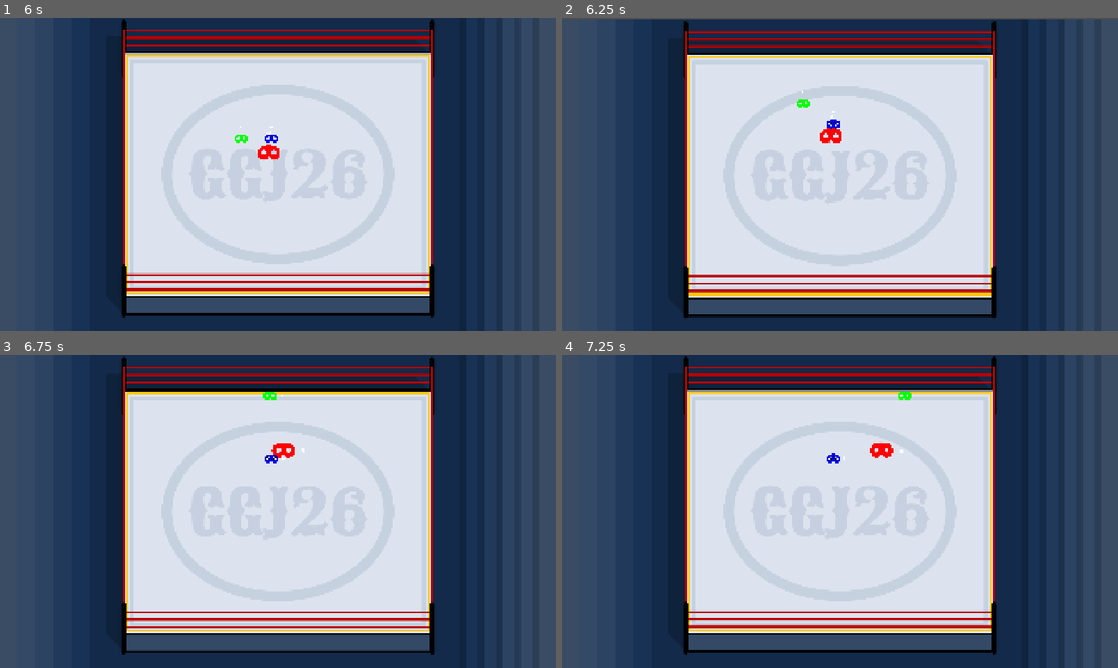
Above: before the commit, frames 1-4 (two rows, left to right).
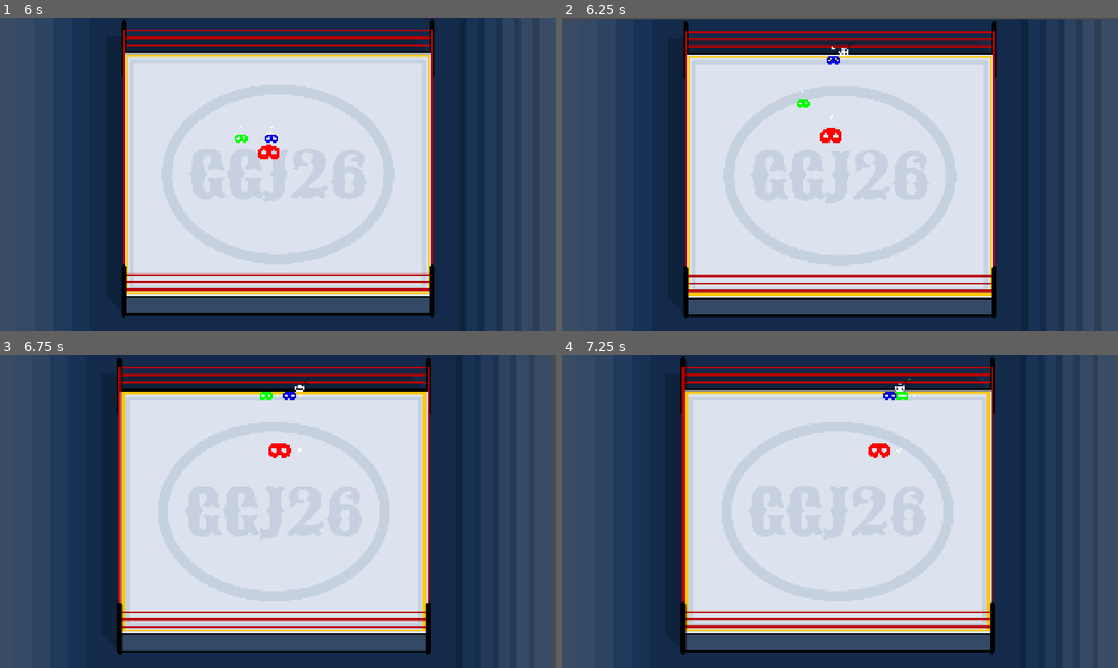
Above: after the commit, the same moments.

Repository: DeepRestGames/global-game-jam-2026
Game: Godot game, scene res://Scenes/main_menu.tscn
Two runs of this game, one before a commit and one after it. Both use one fixed random seed, a clock stepped at 60 frames per second and the inputs below. The engine's default icon, where the game draws it, is replaced by a stand-in: a white triangle on a blue panel in a dark square.
Inputs (mouse positions are in pixels of both pictures, inside the frame that each line leads up to):
- Up to frame 1 (6 s): click "Start" at 0.5 s; tap Enter at 1.25 s; move the mouse to (250, 237) at 1.27 s; press the mouse at (250, 237) at 1.28 s; hold W (move_up) 1.28-2.78 s; move the mouse to (444, 221) at 2.02 s; release the mouse at (444, 221) at 2.03 s; click (444, 221) at 2.1 s; tap Space at 2.75 s; move the mouse to (111, 127) at 2.77 s; press the mouse at (111, 127) at 2.78 s; hold A (move_left) 2.78-4.28 s; move the mouse to (305, 174) at 3.52 s; release the mouse at (305, 174) at 3.53 s; click (305, 174) at 3.6 s; move the mouse to (194, 96) at 4.27 s; press the mouse at (194, 96) at 4.28 s; hold S (move_down) 4.28-5.03 s; move the mouse to (400, 158) at 5.02 s; release the mouse at (400, 158) at 5.03 s; hold D (move_right) 5.03-5.78 s; click (400, 158) at 5.1 s; move the mouse to (166, 190) at 5.77 s; press the mouse at (166, 190) at 5.78 s; hold W (move_up) from 5.78 s (still down)
- Up to frame 2 (6.25 s): keep holding W (move_up)
- Up to frame 3 (6.75 s): move the mouse to (333, 442) at 6.52 s; release W (move_up) at 6.53 s; release the mouse at (333, 442) at 6.53 s; hold D (move_right) from 6.53 s (still down); click (333, 442) at 6.6 s
- Up to frame 4 (7.25 s): keep holding D (move_right)

Frame 1 is identical in both runs. In frame 2, 0.1% of the frame differs, in the area x 47-53%, y 8-36%; in frame 3, 3.4%, in the area x 21-79%, y 0-96%; in frame 4, 2.9%.

Commit message:
fix boss knockback

Diff:
--- a/global-game-jam-2026/scripts/player/player.gd
+++ b/global-game-jam-2026/scripts/player/player.gd
@@ -3,8 +3,8 @@
 
 #region Signals
 signal attacked(direction)
-signal hit(direction)
-signal knocked_back(direction)
+signal hit(force)
+signal knocked_back(force)
 signal knocked_out
 signal recovered
 signal upgraded
@@ -27,13 +27,13 @@
 @export_group("Attack and Knockback")
 @export var attack_radius: float = 100
 @export var hit_timer: float = 0.2
-@export var knockback_strength: float = 500
+@export var knockback_strength: float = 1000
 @export var knockback_falloff: float = 0.0001
 @export var knocked_out_duration: float = 2
 @export_group("Boss Modifiers")
 @export var boss_size_factor = 1.7
-@export var boss_knockback_factor = 1.5
 @export var boss_move_speed_factor = 0.5
+@export var boss_knockback_strength = 3000
 #endregion
 #region Regular Variables
 var _is_input_active: bool = true
@@ -45,7 +45,7 @@
 	set(value):
 		stun_indicator.visible = value
 		_is_knocked_out = value
-var _knockback_direction = Vector2.ZERO
+var _knockback_force = Vector2.ZERO
 var _is_boss = false
 #endregion
 #region @onready Variables
@@ -87,8 +87,9 @@
 	if body is not Player or body == self: return
 
 	var direction = (attack_area.global_position - global_position).normalized()
-	hit.emit(direction)
-	body.get_hit(direction)
+	var hit_force = direction * (boss_knockback_strength if _is_boss else knockback_strength)
+	hit.emit(hit_force)
+	body.get_hit(hit_force)
 
 
 func _on_knockout_minigame_finished():
@@ -96,10 +97,10 @@
 	recovered.emit()
 #endregion
 #region Regular Methods
-func get_hit(direction):
-	knocked_back.emit(direction)
+func get_hit(force):
+	knocked_back.emit(force)
 	_is_stunned = true
-	_knockback_direction = direction
+	_knockback_force = force
 
 
 func get_knocked_out():
@@ -107,11 +108,11 @@
 
 	if _is_boss: downgrade_player()
 
-	_knockback_direction = Vector2.ZERO
+	_knockback_force = Vector2.ZERO
 	_is_stunned = false
 	_is_knocked_out = true
 	knockout_minigame.setup(10)
-	knocked_out.emit(_knockback_direction)
+	knocked_out.emit(_knockback_force)
 
 
 func upgrade_player():
@@ -120,7 +121,6 @@
 	_is_boss = true
 	scale *= Vector2.ONE * boss_size_factor
 	move_speed *= boss_move_speed_factor
-	knockback_strength *= boss_knockback_factor
 	upgraded.emit()
 
 
@@ -130,7 +130,6 @@
 	_is_boss = false
 	scale /= Vector2.ONE * boss_size_factor
 	move_speed /= boss_move_speed_factor
-	knockback_strength /= boss_knockback_factor
 	downgraded.emit()
 
 	belt.position = position
@@ -151,13 +150,13 @@
 
 
 func _handle_knockback(delta):
-	if _knockback_direction == Vector2.ZERO: return
+	if _knockback_force == Vector2.ZERO: return
 
-	velocity += _knockback_direction * knockback_strength
+	velocity += _knockback_force
 
-	_knockback_direction *= pow(knockback_falloff, delta)
+	_knockback_force *= pow(knockback_falloff, delta)
 	if is_zero_approx(velocity.length()):
-		_knockback_direction = Vector2.ZERO
+		_knockback_force = Vector2.ZERO
 		_is_stunned = false
 		recovered.emit()
 #endregion
